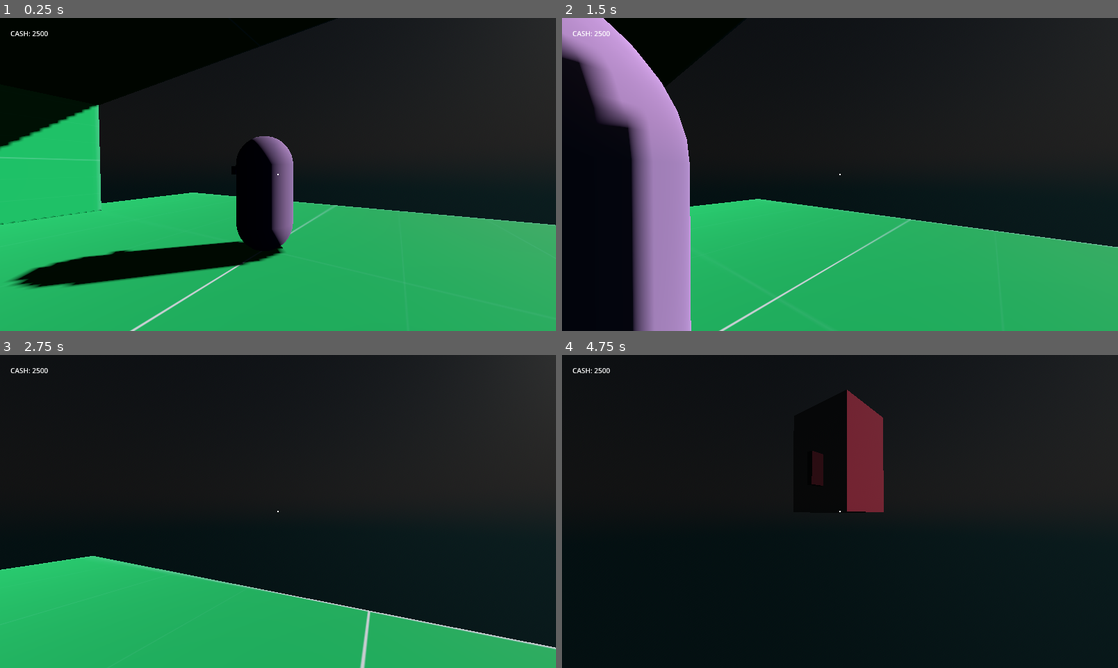
Above: before the commit, frames 1-4 (two rows, left to right).
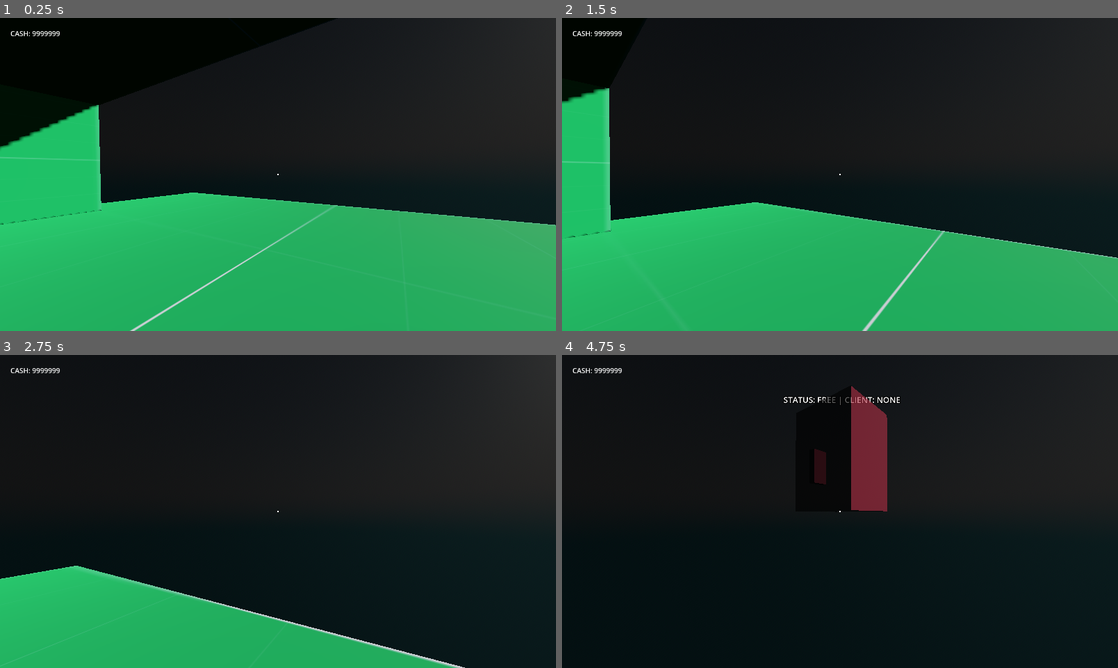
Above: after the commit, the same moments.

Repository: iSnakeBuzz/qsygame
Game: Godot game, scene res://scenes/test.tscn
Two runs of this game, one before a commit and one after it. Both use one fixed random seed, a clock stepped at 60 frames per second and the inputs below.
Inputs (mouse positions are in pixels of both pictures, inside the frame that each line leads up to):
- Up to frame 1 (0.25 s): no input
- Up to frame 2 (1.5 s): tap Enter (ui_accept) at 0.5, 0.77, 0.8, 1.07, 1.35 s; move the mouse to (867, 174) at 0.52 s; press the mouse at (867, 174) at 0.53 s; hold Up (ui_up) from 0.53 s (still down); move the mouse to (812, 174) at 1.27 s; release the mouse at (812, 174) at 1.28 s
- Up to frame 3 (2.75 s): keep holding Up (ui_up); tap Enter (ui_accept) at 1.52, 1.82, 2.3 s; click (250, 511) at 1.55 s; move the mouse to (289, 505) at 2.02 s; press the mouse at (289, 505) at 2.03 s
- Up to frame 4 (4.75 s): keep holding Up (ui_up); move the mouse to (834, 517) at 2.77 s; release the mouse at (834, 517) at 2.78 s; tap C (crouch) at 2.85 s; tap Enter (ui_accept) at 3.02, 3.32, 3.77, 3.8, 4.07, 4.25, 4.52 s; click (834, 517) at 3.05 s; move the mouse to (878, 514) at 3.52 s; hold ` (key_0) 3.53-4.28 s; tap F3 (debug, bound only after the commit) at 4.15 s; move the mouse to (795, 508) at 4.27 s; tap 1 (key_1) at 4.35 s; click (795, 508) at 4.55 s

The runs differ from the first frame. In frame 1, 6.0% of the frame differs, in the area x 1-53%, y 4-87%; in frame 2, 21%, in the area x 0-100%, y 0-100%; in frame 3, 8.3%; in frame 4, 1.0%.

Commit message:
feat: implement laundromat game with customer and washing machine management

Diff:
--- /dev/null
+++ b/construction/wall.tscn
@@ -0,0 +1,20 @@
+[gd_scene load_steps=4 format=3 uid="uid://dgnu3avjihku3"]
+
+[ext_resource type="Texture2D" uid="uid://cxjxvqmf4boxq" path="res://textures/green.png" id="1_5fsac"]
+
+[sub_resource type="StandardMaterial3D" id="StandardMaterial3D_iyx0m"]
+albedo_texture = ExtResource("1_5fsac")
+
+[sub_resource type="BoxShape3D" id="BoxShape3D_5fsac"]
+size = Vector3(21.105225, 0.5107422, 4.541992)
+
+[node name="Wall" type="CSGBox3D"]
+transform = Transform3D(1, 0, 0, 0, -4.371139e-08, -1, 0, 1, -4.371139e-08, 0, 0, 0)
+use_collision = true
+size = Vector3(21.114014, 0.5, 4.552246)
+material = SubResource("StandardMaterial3D_iyx0m")
+
+[node name="Area3D" type="Area3D" parent="."]
+
+[node name="CollisionShape3D" type="CollisionShape3D" parent="Area3D"]
+shape = SubResource("BoxShape3D_5fsac")
--- a/objects/customer.tscn
+++ b/objects/customer.tscn
@@ -10,15 +10,28 @@
 size = Vector3(0.5, 0.15, 0.1)
 
 [node name="Customer" type="CharacterBody3D" node_paths=PackedStringArray("meshes")]
+collision_layer = 0
 script = ExtResource("1_fu7rw")
 speed = 300.0
 meshes = [NodePath("MeshInstance3D"), NodePath("MeshInstance3D/MeshInstance3D")]
+
+[node name="LabelName" type="Label3D" parent="."]
+transform = Transform3D(1, 0, 0, 0, 1, 0, 0, 0, 1, 0, 2.2, 0)
+billboard = 2
+text = "Customer Name"
+uppercase = true
 
 [node name="CollisionShape3D" type="CollisionShape3D" parent="."]
 transform = Transform3D(1, 0, 0, 0, 1, 0, 0, 0, 1, 0, 0.96, 0)
 shape = SubResource("CapsuleShape3D_puyae")
 
 [node name="NavigationAgent3D" type="NavigationAgent3D" parent="."]
+path_desired_distance = 2.5
+target_desired_distance = 0.5
+avoidance_enabled = true
+use_3d_avoidance = true
+avoidance_layers = 15
+debug_enabled = true
 
 [node name="MeshInstance3D" type="MeshInstance3D" parent="."]
 transform = Transform3D(1, 0, 0, 0, 1, 0, 0, 0, 1, 0, 0.96, 0)
--- a/objects/washing_machine.tscn
+++ b/objects/washing_machine.tscn
@@ -18,6 +18,12 @@
 script = ExtResource("1_kjuok")
 meshes = [NodePath("Area/MeshInstance3D"), NodePath("Area/MeshInstance3D/MeshInstance3D2")]
 
+[node name="LabelName" type="Label3D" parent="."]
+transform = Transform3D(1, 0, 0, 0, 1, 0, 0, 0, 1, 0, 2.2, 0)
+billboard = 2
+text = "Customer Name"
+uppercase = true
+
 [node name="Area" type="Area3D" parent="."]
 transform = Transform3D(1, 0, 0, 0, 1, 0, 0, 0, 1, 0, 0.96, 0)
 
@@ -31,6 +37,7 @@
 shape = SubResource("BoxShape3D_3yc0x")
 
 [node name="MeshInstance3D" type="MeshInstance3D" parent="Area"]
+layers = 2
 mesh = SubResource("BoxMesh_7jpbw")
 skeleton = NodePath("../..")
 
@@ -38,6 +45,12 @@
 transform = Transform3D(1, 0, 0, 0, 1, 0, 0, 0, 1, 0, 0, -0.67)
 mesh = SubResource("BoxMesh_k44nr")
 skeleton = NodePath("../../..")
+
+[node name="NavigationObstacle3D" type="NavigationObstacle3D" parent="Area/MeshInstance3D"]
+radius = 1.77
+height = 0.0
+avoidance_layers = 15
+use_3d_avoidance = true
 
 [node name="Ray1" type="RayCast3D" parent="."]
 transform = Transform3D(1, 0, 0, 0, 1, 0, 0, 0, 1, -0.58596313, 0.015, -0.65093845)
@@ -58,3 +71,6 @@
 transform = Transform3D(1, 0, 0, 0, 1, 0, 0, 0, 1, -0.586, 0.015, 0.651)
 target_position = Vector3(0, -0.06, 0)
 collision_mask = 3
+
+[node name="NPCLoc" type="Node3D" parent="."]
+transform = Transform3D(1, 0, 0, 0, 1, 0, 0, 0, 1, 0, 0, -1.269)
--- a/project.godot
+++ b/project.godot
@@ -85,3 +85,8 @@
 "events": [Object(InputEventMouseButton,"resource_local_to_scene":false,"resource_name":"","device":-1,"window_id":0,"a …(258 unchanged characters)…
 ]
 }
+debug={
+"deadzone": 0.2,
+"events": [Object(InputEventKey,"resource_local_to_scene":false,"resource_name":"","device":-1,"window_id":0,"alt_pressed":false,"shift_pressed":false,"ctrl_pressed":false,"meta_pressed":false,"pressed":false,"keycode":0,"physical_keycode":4194334,"key_label":0,"unicode":0,"location":0,"echo":false,"script":null)
+]
+}
--- a/scenes/test.tscn
+++ b/scenes/test.tscn
@@ -3,8 +3,8 @@
 [ext_resource type="PackedScene" uid="uid://ba7lvfvtn5ypc" path="res://scenes/gui.tscn" id="1_74lek"]
 [ext_resource type="PackedScene" uid="uid://cc1m2a1obsyn4" path="res://addons/fpc/character.tscn" id="1_errlg"]
 [ext_resource type="Texture2D" uid="uid://cxjxvqmf4boxq" path="res://textures/green.png" id="2_bl13t"]
-[ext_resource type="PackedScene" uid="uid://b6im8rh8uv41k" path="res://objects/customer.tscn" id="4_74lek"]
 [ext_resource type="Script" uid="uid://ctfgi3tpp7ohr" path="res://scripts/entities/location.gd" id="5_j5jx5"]
+[ext_resource type="PackedScene" uid="uid://dgnu3avjihku3" path="res://construction/wall.tscn" id="5_lpvoh"]
 
 [sub_resource type="PhysicalSkyMaterial" id="PhysicalSkyMaterial_44saj"]
 ground_color = Color(0.160784, 0.815686, 0.905882, 1)
@@ -22,10 +22,12 @@
 albedo_texture = ExtResource("2_bl13t")
 
 [sub_resource type="NavigationMesh" id="NavigationMesh_iyx0m"]
-vertices = PackedVector3Array(-6.25, 0.75, 6, -4.5, 0.75, 6, -4.75, 0.75, -5.75, -6.5, 0.75, -5.75, -19.25, 0.75, 7.75, -6.75, 0.75, 7.75, -6.75, 0.75, 6.5, -7, 0.75, -6.25, -19.25, 0.75, -7.75, -6.75, 0.75, -7.75, 16, 0.75, 6.5, 15.75, 0.75, 7.75, 19.25, 0.75, 7.75, 19.25, 0.75, -7.75, 15.75, 0.75, -7.75, 16, 0.75, -6.5, 15.5, 0.75, 6, 15.25, 0.75, -5.75, 3.75, 0.75, 6, 3.75, 0.75, -5.75, 1.5, 0.75, 6, 1.5, 0.75, -5.75)
-polygons = [PackedInt32Array(3, 2, 0), PackedInt32Array(0, 2, 1), PackedInt32Array(6, 5, 4), PackedInt32Array(0, 6, 3), PackedInt32Array(3, 6, 7), PackedInt32Array(7, 6, 4), PackedInt32Array(7, 4, 8), PackedInt32Array(8, 9, 7), PackedInt32Array(12, 11, 10), PackedInt32Array(15, 14, 13), PackedInt32Array(10, 16, 12), PackedInt32Array(12, 16, 17), PackedInt32Array(12, 17, 15), PackedInt32Array(12, 15, 13), PackedInt32Array(19, 17, 18), PackedInt32Array(18, 17, 16), PackedInt32Array(20, 1, 21), PackedInt32Array(21, 1, 2)]
-agent_height = 1.9
-agent_radius = 0.75
+vertices = PackedVector3Array(-6.5, 0.6887169, -6, -6.5, 0.6887169, -7.75, -19.25, 0.6887169, -7.75, -19.25, 0.6887169, 7.75, -6.5, 0.6887169, 7.75, -6.25, 0.6887169, 6.25, 1.75, 0.6887169, 6.25, 1.75, 0.6887169, -6, 19.25, 0.6887169, -7.75, 15.5, 0.6887169, -7.75, 15.75, 0.6887169, -6.5, 15.5, 0.6887169, 6.25, 15.5, 0.6887169, 7.75, 19.25, 0.6887169, 7.75, 15.25, 0.6887169, -6, 3.5, 0.6887169, 6.25, 3.5, 0.6887169, -6)
+polygons = [PackedInt32Array(2, 1, 0), PackedInt32Array(4, 3, 5), PackedInt32Array(5, 3, 0), PackedInt32Array(0, 3, 2), PackedInt32Array(6, 5, 7), PackedInt32Array(7, 5, 0), PackedInt32Array(10, 9, 8), PackedInt32Array(13, 12, 11), PackedInt32Array(10, 8, 14), PackedInt32Array(14, 8, 11), PackedInt32Array(11, 8, 13), PackedInt32Array(16, 14, 15), PackedInt32Array(15, 14, 11)]
+sample_partition_type = 2
+agent_height = 2.0
+filter_low_hanging_obstacles = true
+filter_ledge_spans = true
 
 [sub_resource type="GDScript" id="GDScript_74lek"]
 script/source = "extends NavigationRegion3D
@@ -50,9 +52,6 @@
 transform = Transform3D(0.35355335, 0.70710677, 0.61237246, -0.8660254, -2.1855694e-08, 0.49999997, 0.35355335, -0.70710677, 0.61237234, 19.835823, 2, 0)
 shadow_enabled = true
 
-[node name="Customer" parent="." instance=ExtResource("4_74lek")]
-transform = Transform3D(1, 0, 0, 0, 1, 0, 0, 0, 1, 15, 0.29999998, 0)
-
 [node name="terrain" type="Node3D" parent="."]
 
 [node name="Floor2" type="CSGBox3D" parent="terrain"]
@@ -66,28 +65,21 @@
 [node name="QueueFreeLoc" type="Node3D" parent="terrain/Floor2"]
 transform = Transform3D(1, 0, 0, 0, 1, 0, 0, 0, 1, 0, 4, 0)
 script = ExtResource("5_j5jx5")
+locationName = 0
 
 [node name="PlaceRegion" type="NavigationRegion3D" parent="terrain"]
 navigation_mesh = SubResource("NavigationMesh_iyx0m")
+travel_cost = 0.6
 script = SubResource("GDScript_74lek")
 
-[node name="Wall" type="CSGBox3D" parent="terrain/PlaceRegion"]
+[node name="Wall" parent="terrain/PlaceRegion" instance=ExtResource("5_lpvoh")]
 transform = Transform3D(1, 0, 0, 0, -4.371139e-08, -1, 0, 1, -4.371139e-08, 4.442993, 1.9648399, -7)
-use_collision = true
-size = Vector3(21.114014, 0.5, 4.552246)
-material = SubResource("StandardMaterial3D_iyx0m")
 
-[node name="Wall2" type="CSGBox3D" parent="terrain/PlaceRegion"]
-transform = Transform3D(1, 0, 0, 0, -4.371139e-08, -1, 0, 1, -4.371139e-08, 4.5, 2.094326, 7)
-use_collision = true
-size = Vector3(21, 0.5, 4.44281)
-material = SubResource("StandardMaterial3D_iyx0m")
+[node name="Wall2" parent="terrain/PlaceRegion" instance=ExtResource("5_lpvoh")]
+transform = Transform3D(1, 0, 0, 0, -4.371139e-08, -1, 0, 1, -4.371139e-08, 4.442993, 1.9648399, 7)
 
-[node name="Wall3" type="CSGBox3D" parent="terrain/PlaceRegion"]
-transform = Transform3D(-4.371139e-08, 1, -4.371139e-08, 0, -4.371139e-08, -1, -1, -4.371139e-08, 1.9106855e-15, 2.6506176, 2.0600648, -8.219306e-16)
-use_collision = true
-size = Vector3(14, 0.5, 3.8603516)
-material = SubResource("StandardMaterial3D_iyx0m")
+[node name="Wall3" parent="terrain/PlaceRegion" instance=ExtResource("5_lpvoh")]
+transform = Transform3D(-4.371139e-08, -1, 4.371139e-08, 0, -4.371139e-08, -1, 1, -4.371139e-08, 1.9106855e-15, 4.442993, 1.9648399, 0)
 
 [node name="Floor" type="CSGBox3D" parent="terrain/PlaceRegion"]
 use_collision = true
@@ -99,7 +91,6 @@
 [node name="Teleport" type="Node3D" parent="terrain"]
 transform = Transform3D(1, 0, 0, 0, 1, 0, 0, 0, 1, 14, 0.6, -4.7)
 script = ExtResource("5_j5jx5")
-locationName = 1
 
 [node name="CSGBox3D2" type="CSGBox3D" parent="terrain"]
 transform = Transform3D(1, 0, 0, 0, 1, 0, 0, 0, 1, 4.459961, 4.075924, -0.0874939)
--- a/scripts/CustomerManager.gd
+++ b/scripts/CustomerManager.gd
@@ -1,22 +1,25 @@
 extends Node
 
+var customerObj = preload("res://objects/customer.tscn")
+
 var customers: Array[Customer]
+
+func _ready() -> void:
+	_createCustomers.call_deferred()
+
+func _createCustomers():
+	print("Generating 100 NPCs")
+	await get_tree().physics_frame
+	for custId in range(100):
+		var customer = customerObj.instantiate()
+		customer.name = "Customer %s" % [custId]
+		customer.position = Game.getLocation(Game.TeleportLocation.Pool)
+
+		Game.PlaceRegion.add_child(customer)
+		addCustomer(customer)
 
 func addCustomer(customer: Customer) -> void:
 	customers.append(customer)
 
 func removeCustomer(customer: Customer) -> void:
 	customers.pop_at(customers.find(customer))
-
-func _input(event: InputEvent) -> void:
-	if not event is InputEventKey:
-		return
-
-	if event.is_action_pressed("ui_accept"):
-		_test_update_location()
-
-func _test_update_location() -> void:
-	var newPosition = Game.Player.position;
-	print("New position set to %s" % [newPosition])
-	for customer in customers:
-		customer.setTarget(newPosition)
--- a/scripts/GameManager.gd
+++ b/scripts/GameManager.gd
@@ -11,10 +11,17 @@
 
 var _locations: Dictionary
 var _machines: Array[WashingMachine]
+var _debug: bool = false
 
 var Player: PlayerController
 var PlaceRegion: NavigationRegion3D
-var Money: int = 2500
+var Money: int = 9999999
+
+func _input(event: InputEvent) -> void:
+	if not event is InputEventKey: return
+
+	if event.is_action_pressed("debug"):
+		_debug = !_debug
 
 func purchaseWashingMachine(machine: WashingMachine) -> bool:
 	var price = _PRICES["washing_machine"]
@@ -31,8 +38,8 @@
 	return true
 
 func _force_re_bake_async() -> void:
-	if PlaceRegion and PlaceRegion.navigation_mesh:
-		PlaceRegion.bake_navigation_mesh()
+	# if PlaceRegion and PlaceRegion.navigation_mesh:
+	# 	PlaceRegion.bake_navigation_mesh()
 	pass
 
 func getFreeWashingMachine() -> WashingMachine:
@@ -43,12 +50,15 @@
 	return null
 
 func teleportTo(entity: Node3D, location: TeleportLocation) -> void:
-	var position: Vector3 = getLocation(str(location))
+	var position: Vector3 = getLocation(location)
 
 	entity.position = position
 
-func addLocation(location: String, position: Vector3) -> void:
-	_locations.set(location.to_lower(), position)
+func addLocation(location: TeleportLocation, position: Vector3) -> void:
+	_locations.set(str(location).to_lower(), position)
 
-func getLocation(location: String) -> Vector3:
-	return _locations.get(location.to_lower())
+func getLocation(location: TeleportLocation) -> Vector3:
+	return _locations.get(str(location).to_lower())
+
+func addCash(money: int) -> void:
+	self.Money += money
--- a/scripts/PlacementManager.gd
+++ b/scripts/PlacementManager.gd
@@ -63,6 +63,8 @@
 
 	instance.place()
 	self._reset(false)
+	self._create()
+	placing = true
 
 func _reset(delete: bool) -> void:
 	if delete:
@@ -70,7 +72,7 @@
 
 	instance = null
 	placing = false
-	target_rotation_y = 0.0
+	# target_rotation_y = 0.0
 
 func _create() -> void:
 	if instance: return
--- a/scripts/entities/customer.gd
+++ b/scripts/entities/customer.gd
@@ -2,6 +2,7 @@
 extends CharacterBody3D
 
 @onready var navigation: NavigationAgent3D = $NavigationAgent3D
+@onready var labelName: Label3D = $LabelName
 
 @export var gravity_enabled: bool = true
 @export var dynamic_gravity: bool = false
@@ -12,13 +13,15 @@
 var _timer: float = 0.0
 
 var currentMachine: WashingMachine = null
+var cooldown: int = 0
 
+#region Setup
 func _ready() -> void:
 	Customers.addCustomer(self)
 	set_physics_process(false)
 	_apply_random_color()
 	_agent_setup.call_deferred()
-	setTarget(self.position)
+	labelName.text = self.name
 
 func _physics_process(delta: float) -> void:
 	# Gravity
@@ -27,13 +30,23 @@
 	if not is_on_floor() and gravity and gravity_enabled:
 		velocity.y -= gravity * delta
 
-	if not navigation.is_target_reached() and navigation.is_target_reachable():
+	if not navigation.is_target_reached():
 		var target = navigation.get_next_path_position()
 		target.y = 0 # Remove Y velocity due to Gravity
 
 		velocity = global_transform.origin.direction_to(target) * speed * delta
-		look_at(Vector3(target.x, global_transform.origin.y, target.z), Vector3.UP)
+
+		var origin = global_transform.origin
+		var target_pos = Vector3(target.x, origin.y, target.z)
+
+		if not origin.is_equal_approx(target_pos):
+			look_at(target_pos, Vector3.UP)
+
 		move_and_slide()
+
+#endregion
+
+#region Customer Logic
 
 func _process(delta: float) -> void:
 	var canRun = _canRun(delta);
@@ -46,17 +59,66 @@
 	_handleNewMachineLogic()
 
 func _handleCurrentMachineLogic() -> void:
-	print("[%s] Waiting for the machine %s to finish." % [self.name, currentMachine.name])
+	var is_navigating = not navigation.is_navigation_finished() and not navigation.is_target_reached()
+
+	if currentMachine.status == currentMachine.WashingStatus.Finished and not is_navigating:
+		setTarget(Game.getLocation(Game.TeleportLocation.Door))
+
 	pass
 
 func _handleNewMachineLogic() -> void:
-	print("[%s] Waiting for a free machine :(" % [self.name])
-	pass
+	var machine = Game.getFreeWashingMachine()
+	if not machine: return
+	print("[%s] I found a free machine(%s)" % [self.name, machine.name])
+	currentMachine = machine;
+
+	Game.teleportTo(self, Game.TeleportLocation.Door)
+	machine.setStatus(WashingMachine.WashingStatus.Waiting)
+	machine.setCurrentCustomer(self)
+
+	# Set target after teleporting it.
+	setTarget(currentMachine.getNPCLocation())
+
+func _targetReached() -> void:
+	if not currentMachine:
+		print("[%s] Target reached but it doesn't have any machine assigned." % [self.name])
+		return
+
+	print("[%s] Target reached with status %s" % [self.name, currentMachine.status])
+
+	if currentMachine.status == WashingMachine.WashingStatus.Waiting:
+		currentMachine.setStatus(WashingMachine.WashingStatus.Washing)
+		var target = currentMachine.global_transform.origin
+		var origin = global_transform.origin
+		var target_pos = Vector3(target.x, origin.y, target.z)
+
+		if not origin.is_equal_approx(target_pos):
+			look_at(target_pos, Vector3.UP)
+
+	if currentMachine.status == WashingMachine.WashingStatus.Finished:
+		_handleFinish()
+
+func _handleFinish() -> void:
+	self.setCooldown()
+	Game.teleportTo(self, Game.TeleportLocation.Pool)
+	Game.addCash(100)
+
+	navigation.target_position = self.global_position
+
+	currentMachine.setStatus(WashingMachine.WashingStatus.Free)
+	currentMachine.setCurrentCustomer(null)
+	currentMachine = null
+
+#endregion
+
+#region Utilities Functions
 
 func setTarget(target: Vector3) -> void:
 	navigation.target_position = target
 
 func _canRun(delta: float) -> bool:
+	if isOnCooldown(): return false;
+
 	_timer += delta
 	if _timer < 1.0:
 		return false
@@ -66,6 +128,10 @@
 func _agent_setup() -> void:
 	await get_tree().physics_frame
 	set_physics_process(true)
+
+	# Setup navigation listeners and go to the first position
+	navigation.navigation_finished.connect(_targetReached)
+	setTarget(self.position)
 
 func _apply_random_color() -> void:
 	for mesh in meshes:
@@ -82,3 +148,12 @@
 	var g = randf_range(0.2, 0.8)
 	var b = randf_range(0.2, 0.8)
 	return Color(r, g, b)
+
+func isOnCooldown() -> bool:
+	var currentTime = Time.get_ticks_msec()
+	return currentTime - cooldown < 1000;
+
+func setCooldown() -> void:
+	cooldown = Time.get_ticks_msec()
+
+#endregion
--- a/scripts/entities/location.gd
+++ b/scripts/entities/location.gd
@@ -1,8 +1,6 @@
 extends Node3D
 
-@export var locationName: Game.TeleportLocation
+@export var locationName: Game.TeleportLocation = Game.TeleportLocation.Door
 
 func _ready() -> void:
-	if not locationName:
-		return
-	Game.addLocation(str(locationName), self.position)
+	Game.addLocation(locationName, self.global_position)
--- a/scripts/entities/washing_machine.gd
+++ b/scripts/entities/washing_machine.gd
@@ -11,11 +11,29 @@
 @onready var allowed_placement: Material = preload("res://materials/allowed_placement.tres")
 @onready var unallowed_placement: Material = preload("res://materials/unallowed_placement.tres")
 
+@onready var labelName: Label3D = $LabelName
 @onready var area: Area3D = $Area
 @onready var raycasts: Array[RayCast3D] = [$Ray1, $Ray2, $Ray3, $Ray4]
 
 @export var meshes: Array[MeshInstance3D]
 @export var status: WashingStatus = WashingStatus.Free
+
+var washingTime: int = 10 # In seconds
+var startedWashingAt: int = 0
+var currentCustomer: Customer = null
+
+func _ready() -> void:
+	labelName.text = "Waiting"
+
+func _process(_delta: float) -> void:
+	changeStatus()
+	if status != WashingStatus.Washing: return
+
+	var currentTime = Time.get_ticks_msec()
+	var elapsedTime = (currentTime - startedWashingAt) / 1000.0
+
+	if elapsedTime >= washingTime:
+		setStatus(WashingStatus.Finished)
 
 func _unallowed_placement() -> void:
 	for mesh in meshes:
@@ -44,3 +62,32 @@
 
 func place() -> void:
 	_clean_placement()
+
+func setStatus(_status: WashingStatus) -> void:
+	var currentMillis = Time.get_ticks_msec()
+	if _status == WashingStatus.Washing:
+		startedWashingAt = currentMillis
+	self.status = _status
+
+func getNPCLocation() -> Vector3:
+	return $NPCLoc.global_position
+
+func setCurrentCustomer(cust: Customer) -> void:
+	self.currentCustomer = cust
+
+func changeStatus() -> void:
+	labelName.text = "Status: %s | Client: %s" % [getStatus(), getCurrentCustomerName()]
+
+func getStatus() -> String:
+	if status == WashingStatus.Waiting:
+		return "Waiting"
+	if status == WashingStatus.Washing:
+		return "Washing"
+	if status == WashingStatus.Finished:
+		return "Finished"
+	return "Free"
+
+func getCurrentCustomerName() -> String:
+	if self.currentCustomer:
+		return self.currentCustomer.name
+	return "none"
Not shown, added: export_presets.cfg
